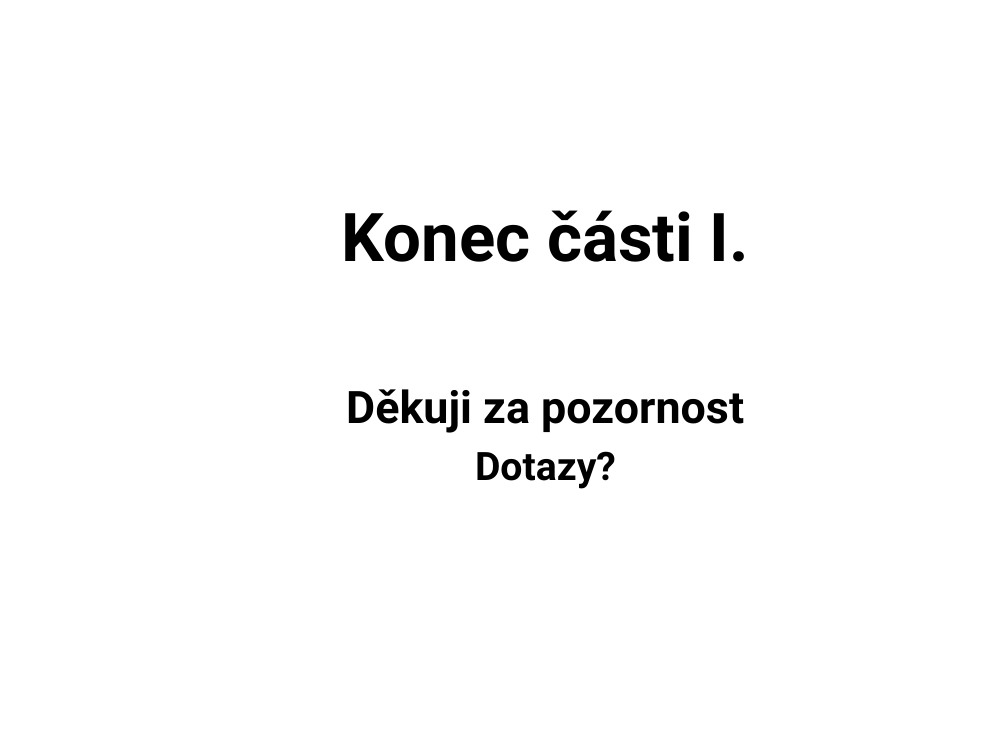
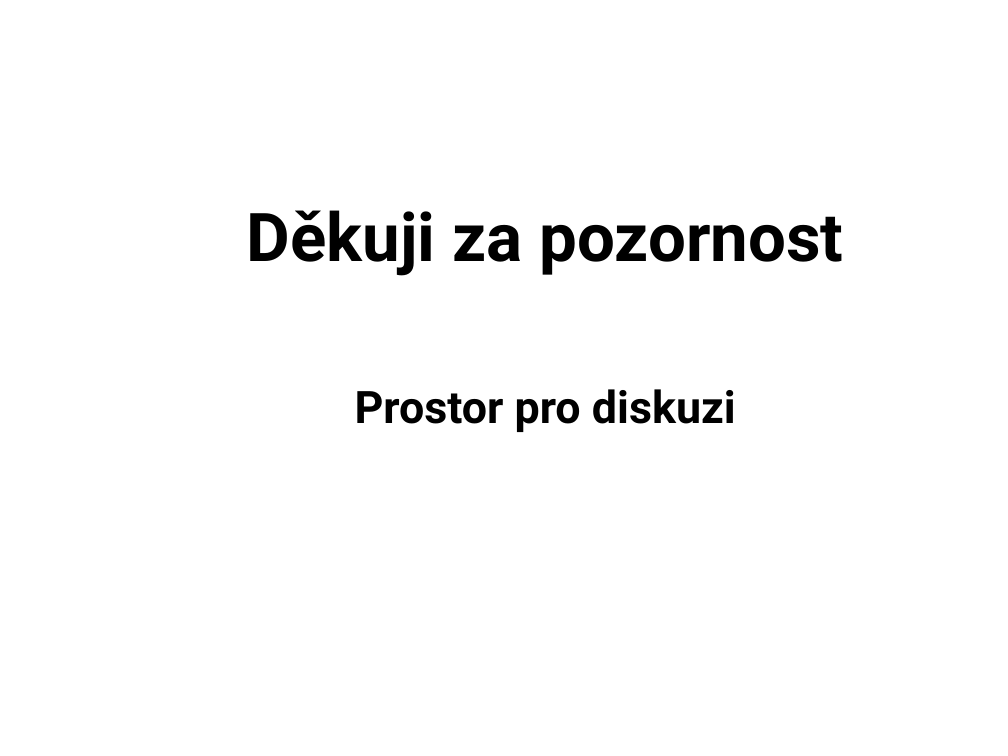
Before and after one commit to apelttom/20-semester_PhD_thesis, a slide deck: slide 21 of thesis/state_of_the_art_presentation/2018.01.17_SotA_presCZ.pptx. Drawn at 1008x756 pixels with LibreOffice and Linux fonts; fonts in the diff are those of the drawing; background and template pictures are left out. Boxes give left, top, right and bottom in pixels: in the first picture for what was removed or moved away, otherwise in the second. Text is boxed around its words. In the diff, an @@ line names an element or a change of style, - is before the commit and + after.

```diff
--- a/thesis/state_of_the_art_presentation/2018.01.17_SotA_presCZ.pptx
+++ b/thesis/state_of_the_art_presentation/2018.01.17_SotA_presCZ.pptx
@@ title at [247, 210, 843, 276]: text changed @@
-Konec části I.
+Děkuji za pozornost
@@ subtitle at [355, 389, 736, 432]: text changed @@
-Děkuji za pozornost
-Dotazy?
+Prostor pro diskuzi
```
Also in this commit, not shown: 9 other slides changed, 2 slides added, 2 slides removed, 1 other file.
